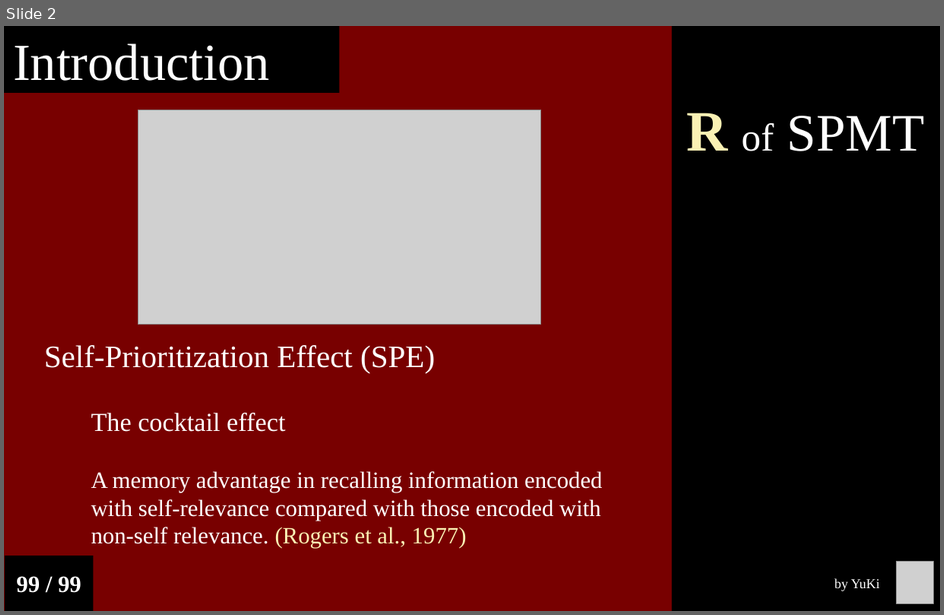
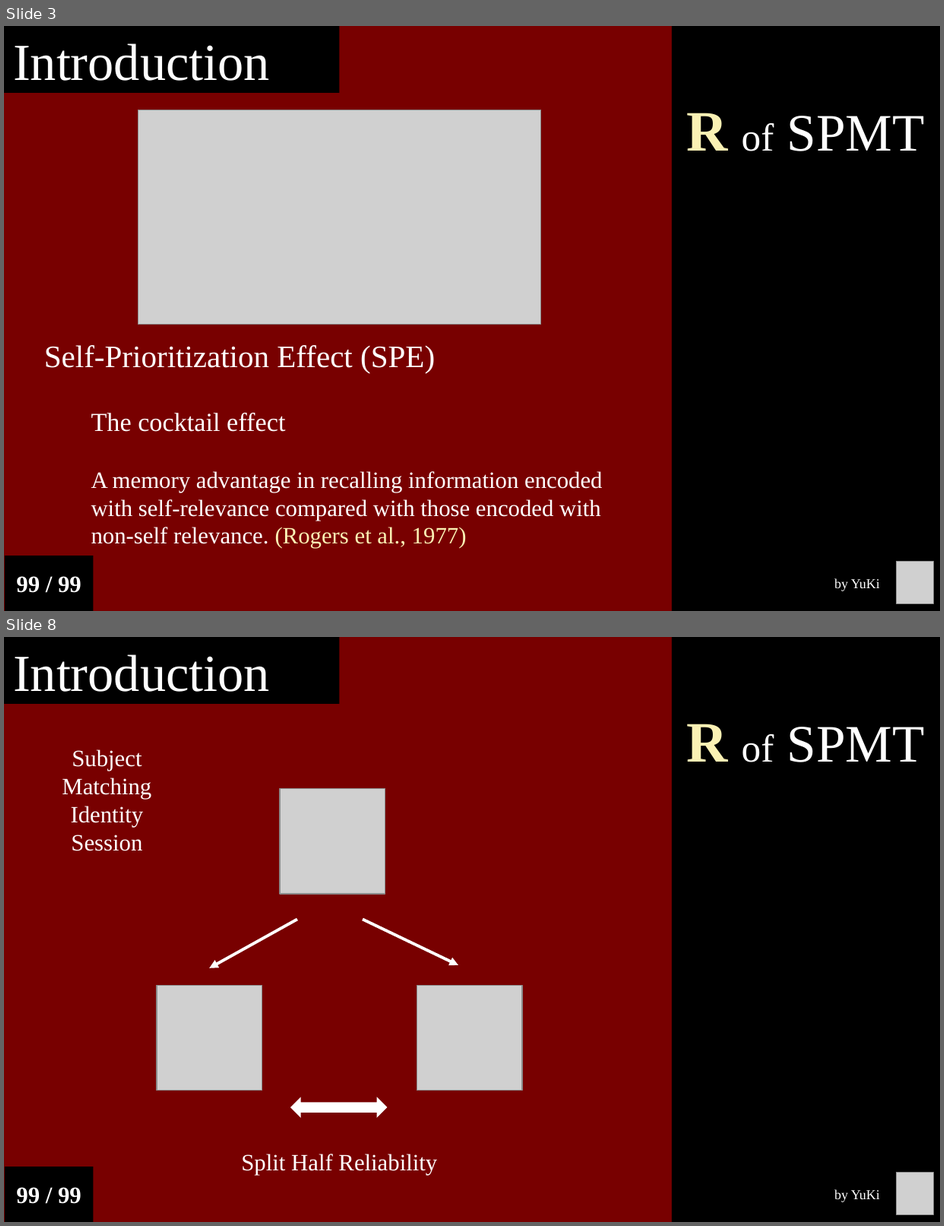
Before and after one commit to Chuan-Peng-Lab/ReliabilitySPE, a slide deck: 6_Reports/6_2_Phase_2/End_Semester_Report.pptx. Shown one above the other, each under a label of ours: slide 2 before the commit, slides 3 and 8 after it; the slides between them are not shown. The pictures are 944x615 and 944x1226 pixels, drawn with LibreOffice and Linux fonts; fonts in the diff are those of the drawing; grey boxes stand for pictures. Boxes give left, top, right and bottom in pixels: in the first picture for what was removed or moved away, otherwise in the second. Text is boxed around its words. In the diff, an @@ line names an element or a change of style, - is before the commit and + after.

```diff
--- a/6_Reports/6_2_Phase_2/End_Semester_Report.pptx
+++ b/6_Reports/6_2_Phase_2/End_Semester_Report.pptx
@@ slide 8 added at [4,637,940,1222], background #780000 @@
@@ rectangle added at [4,637,339,703], fill #000000, 40 pt, text #FFFFFF @@
+Introduction
@@ rectangle added at [671,637,940,1222], fill #000000, 40.5 pt, text #FFFFFF @@
+R of SPMT
@@ text added at [62,749,151,851], 18 pt, text #FFFFFF @@
+Subject
+Matching
+Identity
+Session
@@ group added at [157,789,522,1117]: 3 pictures, 2 arrows, 1 up down arrow @@
@@ text added at [241,1154,437,1175], 18 pt, text #FFFFFF @@
+Split Half Reliability
@@ rectangle added at [5,1167,93,1222], fill #000000, 18 pt, text #FFFFFF, bold @@
+99 / 99
@@ picture added at [896,1173,933,1215] @@
@@ text added at [835,1190,880,1202], 10.5 pt, text #FFFFFF @@
+by YuKi
@@ what was slide 2 is now slide 3 @@
```
Also in this commit, not shown: 2 slides changed, 5 other slides added.
